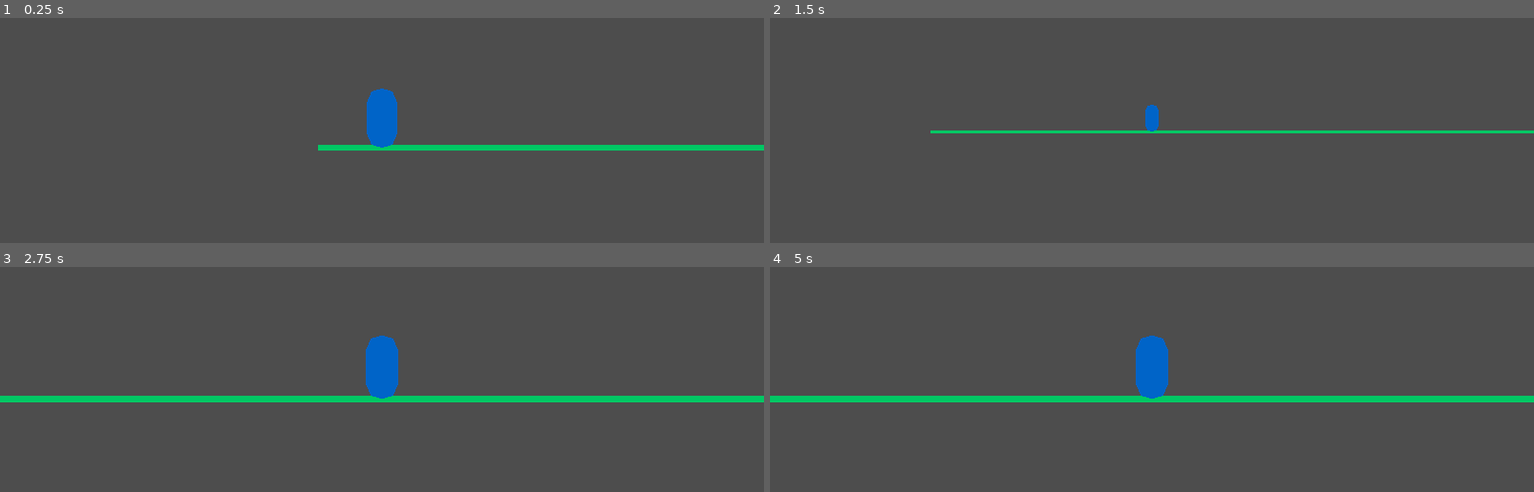
Above: before the commit, frames 1-4 (two rows, left to right).
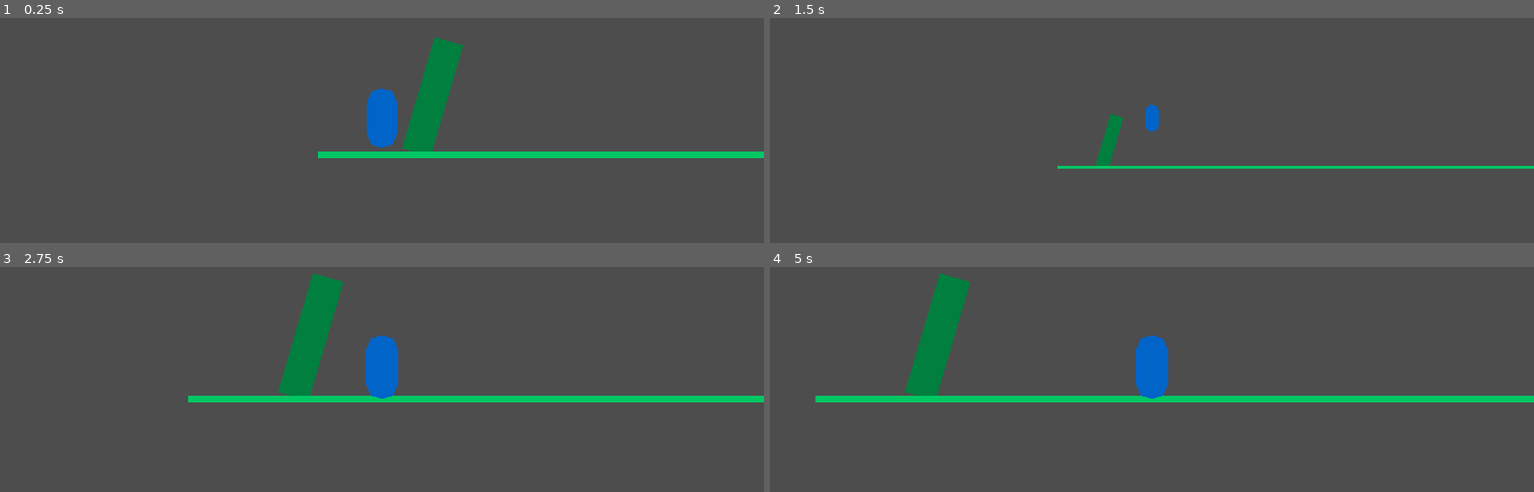
Above: after the commit, the same moments.

Repository: nulture/engine_running
Game: Godot game, scene res://assets/scenes/world.tscn
The game is run twice, just before and just after one commit, with the same random seed, the same clock (stepped at 60 frames per second) and the same inputs.
Inputs (mouse positions are in pixels of both pictures, inside the frame that each line leads up to):
- Up to frame 1 (0.25 s): no input
- Up to frame 2 (1.5 s): move the mouse to (1320, 96) at 0.52 s; hold D (move_right) from 0.53 s (still down); tap W (move_up) at 0.6, 0.77, 1.07 s; move the mouse to (999, 139) at 1.27 s; tap Z (zoom_cycle) at 1.35 s
- Up to frame 3 (2.75 s): tap W (move_up) at 1.52, 1.55, 1.82, 2.3 s; move the mouse to (458, 273) at 2.02 s; release D (move_right) at 2.03 s; hold A (move_left) from 2.03 s (still down); hold Mouse wheel up (zoom_in) from 2.03 s (still down)
- Up to frame 4 (5 s): move the mouse to (1113, 453) at 2.77 s; release A (move_left) at 2.78 s; release Mouse wheel up (zoom_in) at 2.78 s; hold D (move_right) 2.78-4.28 s; tap Mouse wheel down (zoom_out) at 2.85 s; tap W (move_up) at 3.02, 3.05, 3.32, 3.6, 3.77, 4.07, 4.52, 4.55, 4.82 s; move the mouse to (1381, 431) at 3.52 s; move the mouse to (922, 303) at 4.27 s; hold A (move_left) from 4.28 s (still down); tap Z (zoom_cycle) at 4.35 s

The runs differ from the first frame. In frame 1, 5.1% of the frame differs, in the area x 41-100%, y 8-63%; in frame 2, 2.2%; in frame 3, 3.0%; in frame 4, 2.5%.

Commit message:
Implemented ladders

Diff:
--- a/assets/scenes/world.tscn
+++ b/assets/scenes/world.tscn
@@ -1,7 +1,10 @@
-[gd_scene load_steps=5 format=3 uid="uid://dpwlfd527tik1"]
+[gd_scene load_steps=7 format=3 uid="uid://dpwlfd527tik1"]
 
 [ext_resource type="Script" path="res://assets/scripts/player_camera.gd" id="1_niy1a"]
 [ext_resource type="Script" path="res://assets/scripts/player_pawn.gd" id="1_ulyja"]
+
+[sub_resource type="RectangleShape2D" id="RectangleShape2D_embke"]
+size = Vector2(20, 78)
 
 [sub_resource type="SegmentShape2D" id="SegmentShape2D_vvqjh"]
 b = Vector2(1000, 0)
@@ -9,7 +12,25 @@
 [sub_resource type="CapsuleShape2D" id="CapsuleShape2D_6hvso"]
 height = 40.0
 
+[sub_resource type="RectangleShape2D" id="RectangleShape2D_8nr52"]
+size = Vector2(20, 40)
+
 [node name="world" type="Node2D"]
+
+[node name="ladder" type="Area2D" parent="."]
+position = Vector2(34, 0)
+rotation = 0.285443
+collision_layer = 2
+collision_mask = 0
+monitoring = false
+
+[node name="CollisionShape2D" type="CollisionShape2D" parent="ladder"]
+shape = SubResource("RectangleShape2D_embke")
+
+[node name="Polygon2D" type="Polygon2D" parent="ladder"]
+position = Vector2(-10, -40)
+color = Color(0, 0.5, 0.25, 1)
+polygon = PackedVector2Array(0, 1, 0, 79, 20, 79, 20, 1)
 
 [node name="platform" type="AnimatableBody2D" parent="."]
 position = Vector2(-43, 39)
@@ -36,3 +57,14 @@
 [node name="Camera2D" type="Camera2D" parent="CharacterBody2D"]
 zoom = Vector2(4, 4)
 script = ExtResource("1_niy1a")
+
+[node name="ladder_sensor" type="Area2D" parent="CharacterBody2D"]
+collision_layer = 0
+collision_mask = 2
+monitorable = false
+
+[node name="CollisionShape2D" type="CollisionShape2D" parent="CharacterBody2D/ladder_sensor"]
+shape = SubResource("RectangleShape2D_8nr52")
+
+[connection signal="area_entered" from="CharacterBody2D/ladder_sensor" to="CharacterBody2D" method="_on_ladder_sensor_area_entered"]
+[connection signal="area_exited" from="CharacterBody2D/ladder_sensor" to="CharacterBody2D" method="_on_ladder_sensor_area_exited"]
--- a/assets/scripts/player_pawn.gd
+++ b/assets/scripts/player_pawn.gd
@@ -1,21 +1,49 @@
 extends CharacterBody2D
 
+@export var walk_speed := 120.0
+@export var climb_speed := 120.0
 
-const SPEED = 300.0
-const JUMP_VELOCITY = -400.0
+
+var _detected_ladder : Area2D
+var is_on_ladder : bool :
+	get: return _detected_ladder != null
+
+var _wants_to_climb : bool
+var is_climbing : bool :
+	get: return _wants_to_climb and is_on_ladder
 
 
 func _physics_process(delta: float) -> void:
-	# Add the gravity.
-	if not is_on_floor():
-		velocity += get_gravity() * delta
 
-	# Get the input direction and handle the movement/deceleration.
-	# As good practice, you should replace UI actions with custom gameplay actions.
-	var direction := Input.get_axis("move_left", "move_right")
-	if direction:
-		velocity.x = direction * SPEED
+	var climb_direction := Input.get_axis("move_up", "move_down")
+	var walk_direction := Input.get_axis("move_left", "move_right")
+
+	if walk_direction:
+		_wants_to_climb = false
+
+	if is_on_ladder and climb_direction:
+		velocity = Vector2.DOWN.rotated(_detected_ladder.global_rotation) * climb_direction * climb_speed
+		_wants_to_climb = true
+	elif is_climbing:
+		velocity = Vector2.ZERO
 	else:
-		velocity.x = move_toward(velocity.x, 0, SPEED)
+		if walk_direction:
+			velocity.x = walk_direction * walk_speed
+		else:
+			velocity.x = move_toward(velocity.x, 0, walk_speed)
+
+		if not is_on_floor():
+			velocity += get_gravity() * delta
+
 
 	move_and_slide()
+
+
+func _on_ladder_sensor_area_entered(area:Area2D) -> void:
+	_detected_ladder = area
+
+
+func _on_ladder_sensor_area_exited(area:Area2D) -> void:
+	if _detected_ladder == area:
+		_detected_ladder = null
+		_wants_to_climb = false
--- a/project.godot
+++ b/project.godot
@@ -66,6 +66,10 @@
 ]
 }
 
+[physics]
+
+2d/default_gravity=490.0
+
 [rendering]
 
 renderer/rendering_method="gl_compatibility"
